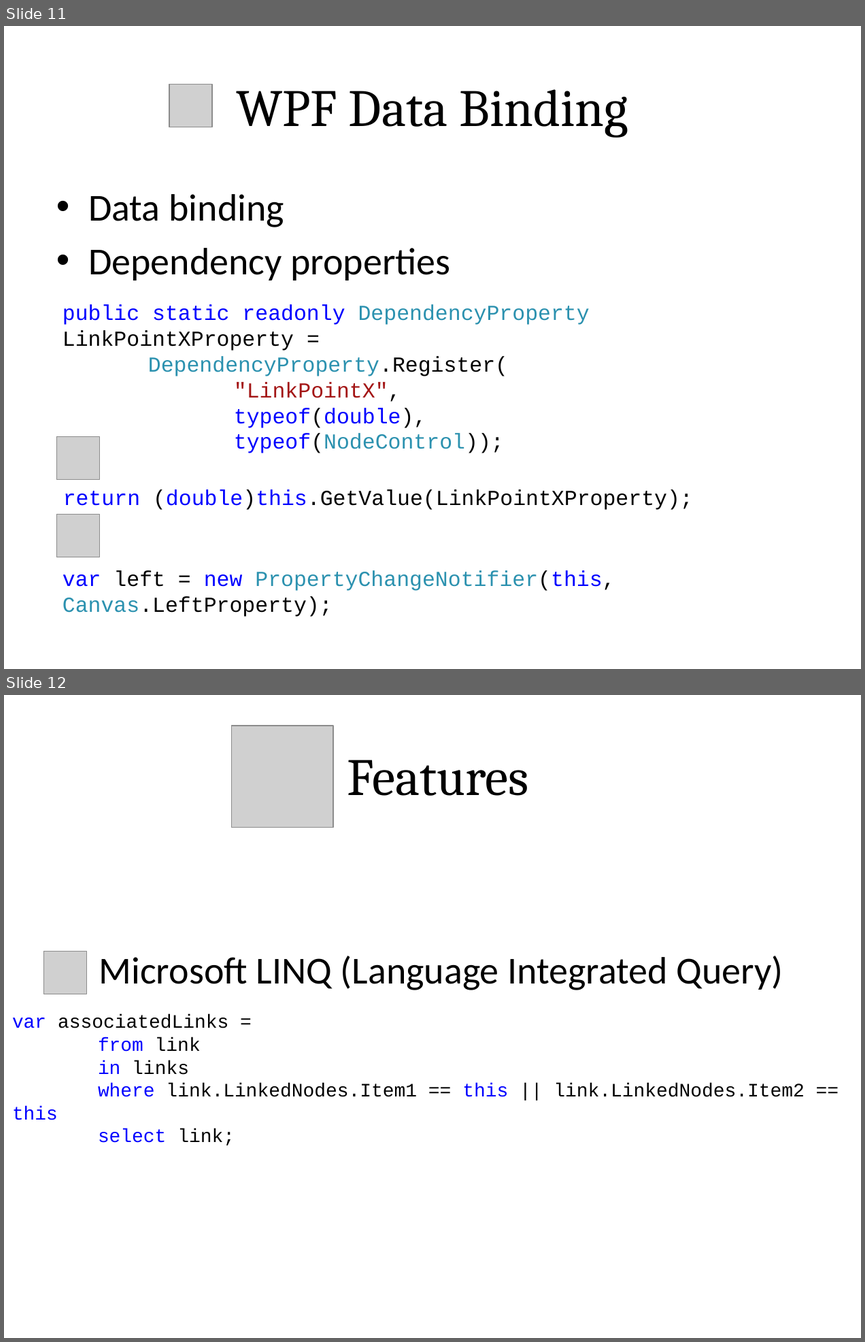
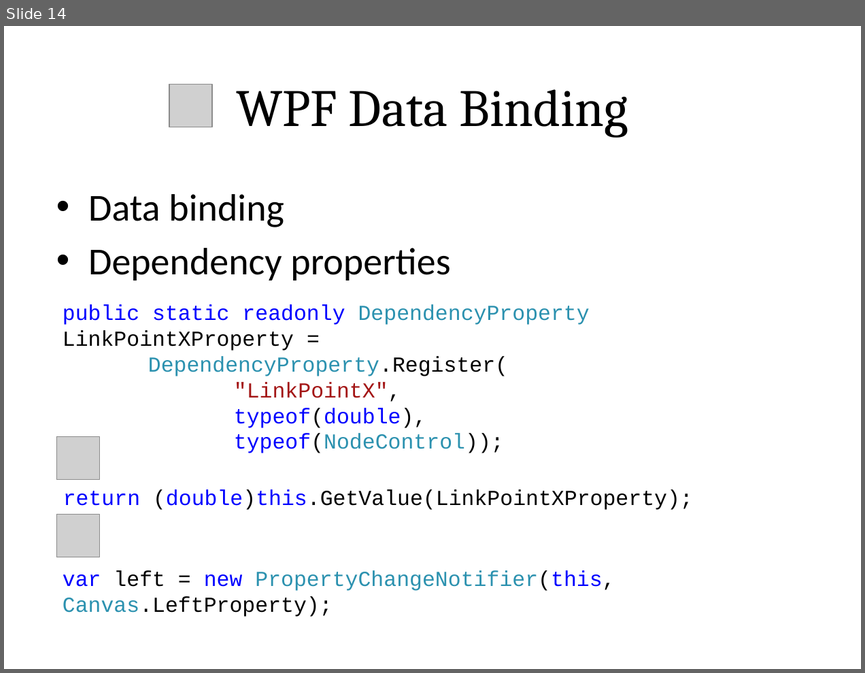
Before and after one commit to hinst/Coursework_2, a slide deck: Documentation/coursation.pptx. Shown one above the other, each under a label of ours: slides 11 and 12 before the commit, slide 14 after it. The pictures are 865x1342 and 865x673 pixels, drawn with LibreOffice and Linux fonts; fonts in the diff are those of the drawing; grey boxes stand for pictures. Boxes give left, top, right and bottom in pixels: in the first picture for what was removed or moved away, otherwise in the second. Text is boxed around its words. In the diff, an @@ line names an element or a change of style, - is before the commit and + after.

```diff
--- a/Documentation/coursation.pptx
+++ b/Documentation/coursation.pptx
@@ slide 12 removed at <box>4,695,861,1338</box>, background #FFFFFF @@
@@ picture removed at <box>231,726,333,828</box> @@
@@ title removed at <box>347,760,529,796</box> @@
-Features
@@ picture removed at <box>44,951,87,994</box> @@
@@ text removed at <box>99,955,783,990</box> @@
-Microsoft LINQ (Language Integrated Query)
@@ text removed at <box>12,1015,804,1145</box> @@
-var associatedLinks =
-from link
-in links
-where link.LinkedNodes.Item1 == this || link.LinkedNodes.Item2 == this
-select link;
@@ what was slide 11 is now slide 14 @@
```
Also in this commit, not shown: 3 slides changed, 3 slides added, 1 other slide removed, 5 other files.
